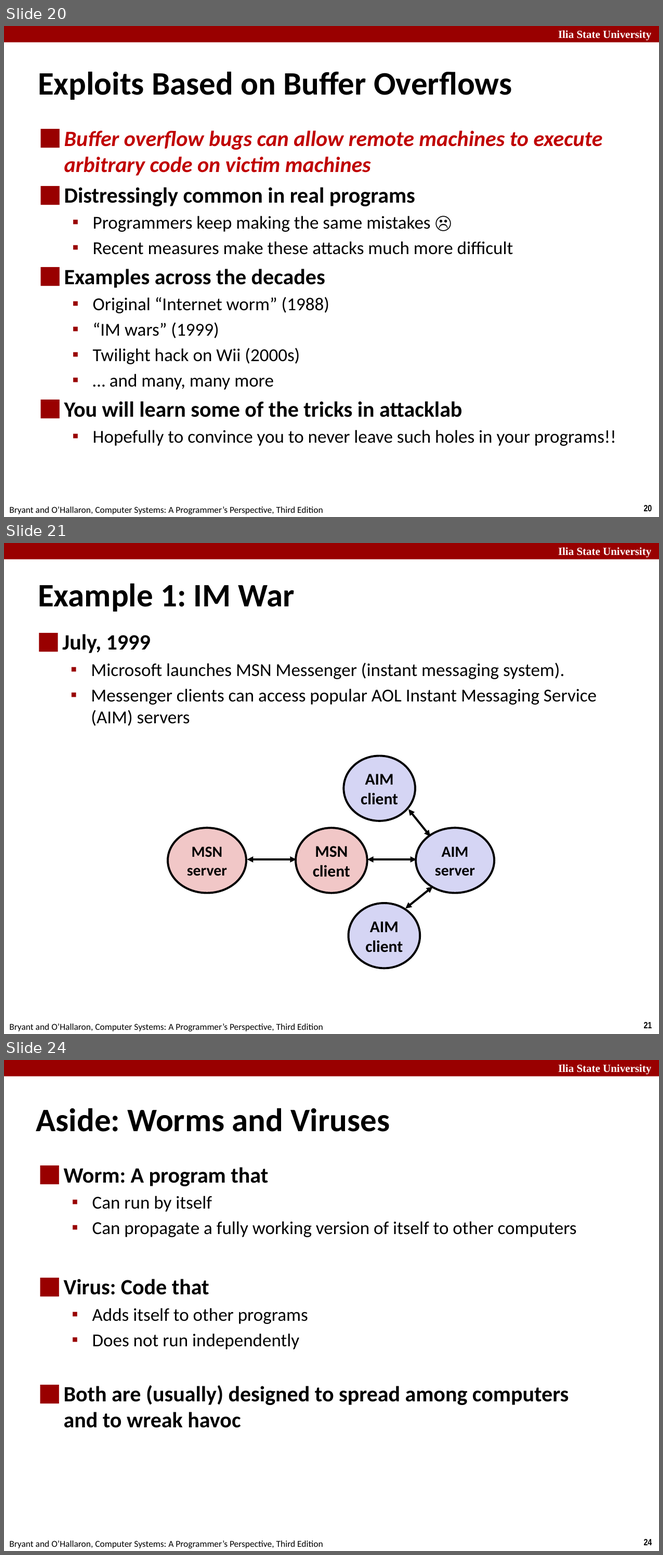
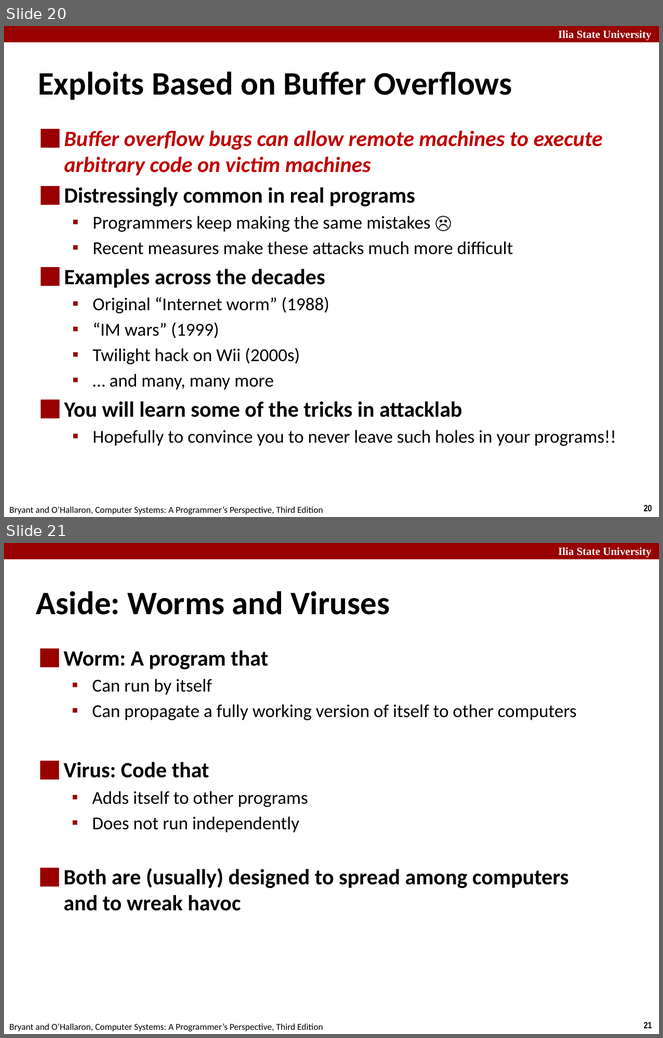
Before and after one commit to abstraction-builder/CE271, a slide deck: week11/machine-advanced.pptx. Shown one above the other, each under a label of ours: slides 20, 21 and 24 before the commit, slides 20 and 21 after it; the slides between them are not shown. The pictures are 663x1555 and 663x1038 pixels, drawn with LibreOffice and Linux fonts; fonts in the diff are those of the drawing. Boxes give left, top, right and bottom in pixels: in the first picture for what was removed or moved away, otherwise in the second. Text is boxed around its words. In the diff, an @@ line names an element or a change of style, - is before the commit and + after.

```diff
--- a/week11/machine-advanced.pptx
+++ b/week11/machine-advanced.pptx
@@ slide 21 removed at box(4, 543, 659, 1034), background #FFFFFF; not listed: 4 template elements that a slide beside it also shows @@
@@ title removed at box(38, 583, 295, 612) @@
-Example 1: IM War
@@ text removed at box(62, 634, 597, 726) @@
-⬛ July, 1999
-  ▪ Microsoft launches MSN Messenger (instant messaging system).
-  ▪ Messenger clients can access popular AOL Instant Messaging Service (AIM) servers
@@ ellipse removed at box(344, 756, 415, 821) @@
-AIM
-client
@@ double arrow removed from (409, 810) to (430, 836) @@
@@ ellipse removed at box(168, 828, 246, 893) @@
-MSN
-server
@@ ellipse removed at box(296, 828, 367, 893) @@
-MSN
-client
@@ ellipse removed at box(416, 828, 495, 893) @@
-AIM
-server
@@ double arrow removed from (247, 860) to (296, 860) @@
@@ double arrow removed from (367, 860) to (417, 860) @@
@@ double arrow removed from (433, 887) to (405, 909) @@
@@ ellipse removed at box(349, 903, 420, 968) @@
-AIM
-client
@@ what was slide 24 is now slide 21 @@
@@ page number at box(644, 1022, 652, 1029): text changed @@
-24
+21
```
Also in this commit, not shown: 2 other slides removed, 4 other files.
